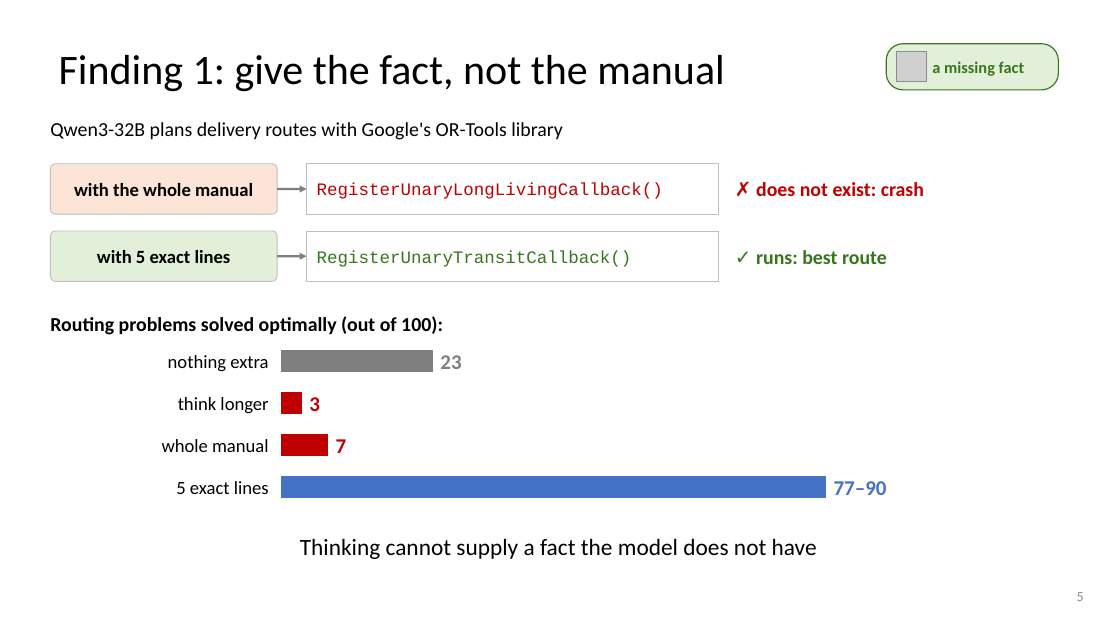
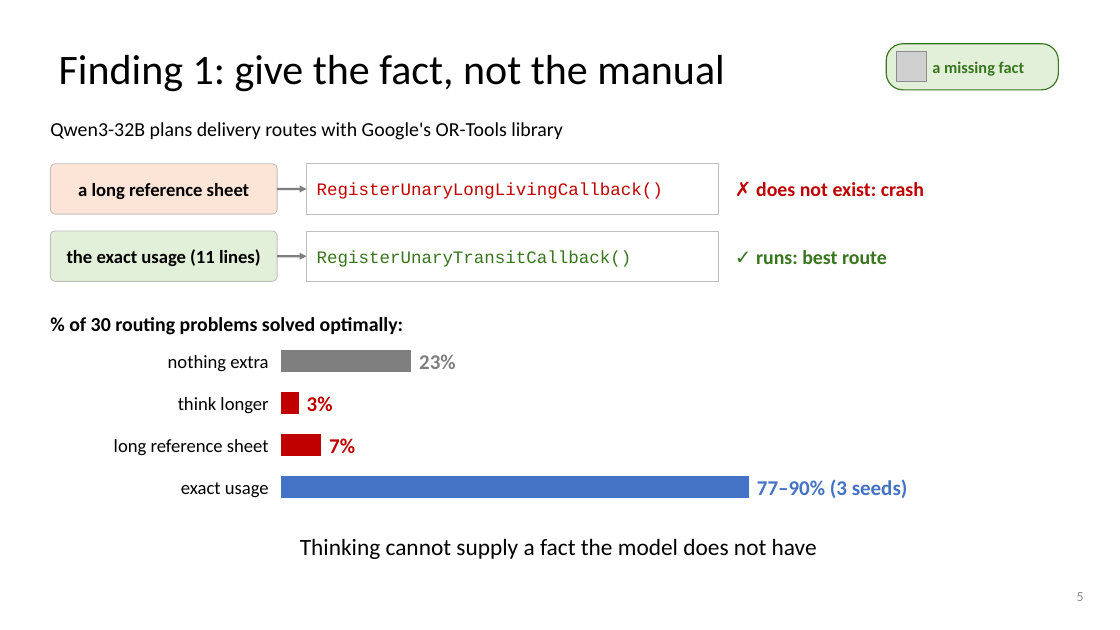
Before and after one commit to dlwns147/CSED490E_Project_Team5, a slide deck: slide 5 of PROPOSAL_slides.pptx. Drawn at 1120x630 pixels with LibreOffice and Linux fonts; fonts in the diff are those of the drawing; grey boxes stand for pictures. Boxes give left, top, right and bottom in pixels: in the first picture for what was removed or moved away, otherwise in the second. Text is boxed around its words. In the diff, an @@ line names an element or a change of style, - is before the commit and + after.

```diff
--- a/PROPOSAL_slides.pptx
+++ b/PROPOSAL_slides.pptx
@@ text at box(78, 183, 249, 199): text changed @@
-with the whole manual
+a long reference sheet
@@ text at box(67, 249, 261, 266): text changed @@
-with 5 exact lines
+the exact usage (11 lines)
@@ text at box(69, 317, 403, 335): text changed @@
-Routing problems solved optimally (out of 100):
+% of 30 routing problems solved optimally:
@@ rectangle: place and size @@
-rectangle at box(281, 350, 432, 371)
+rectangle at box(281, 350, 411, 371)
@@ text at box(419, 354, 456, 369): text changed @@
-23
+23%
@@ text at box(307, 396, 333, 411): text changed @@
-3
+3%
@@ text at box(114, 439, 269, 456): text changed @@
-whole manual
+long reference sheet
@@ rectangle: place and size @@
-rectangle at box(281, 434, 328, 455)
+rectangle at box(281, 434, 321, 455)
@@ text at box(329, 438, 355, 453): text changed @@
-7
+7%
@@ rectangle: place and size @@
-rectangle at box(281, 476, 825, 497)
+rectangle at box(281, 476, 749, 497)
@@ text at box(757, 479, 908, 498): text changed @@
-77–90
+77–90% (3 seeds)
@@ text at box(181, 482, 269, 497): text changed @@
-5 exact lines
+exact usage
```
Also in this commit, not shown: 6 other slides changed, 4 slides added, 4 slides removed, 10 other files.
